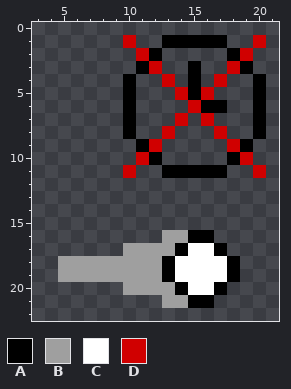
One commit to this pixel-art sprite: backend/mystaticfiles/image/game/powerUp/sprite_6.png. The first picture shows the starting point.
The file is 32x32 pixels. Shown: x 3..21, y 0..22.
Palette (. is transparent): A #000000  B #9f9f9f  C #ffffff  D #d00000
Pixels before, first column x 5:
 1 .....D..AAAAA..D
 2 ......DA.....AD.
 3 ......AD..A..DA.
 4 .....A..D.A.D..A
 5 .....A...DAD...A
 6 .....A....DAA..A
 7 .....A...D.D...A
 8 .....A..D...D..A
 9 ......AD.....DA.
10 ......DA.....AD.
11 .....D..AAAAA..D
12 ................
13 ................
14 ................
15 ................
16 ........BBAA....
17 .....BBBBACCA...
18 BBBBBBBBACCCCA..
19 BBBBBBBBACCCCA..
20 .....BBBBACCA...
21 ........BBAA....
Now the later version:
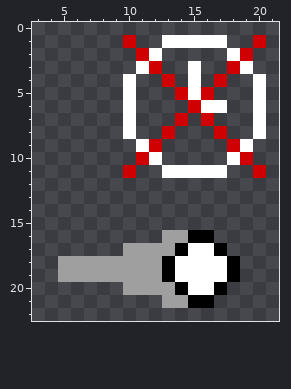
The edit:
Colour A gives way to colour C in row 1 at x 13 to 17; in row 2 at x 12 and 18; in row 3 at x 11, 15 and 19; in rows 4 to 5 at x 10, 15 and 20; in row 6 at x 10, 16 to 17 and 20; in rows 7 to 8 at x 10 and 20.
Colour A gives way to colour C in row 9 at x 11 and 19; in row 10 at x 12 and 18; in row 11 at x 13 to 17.
